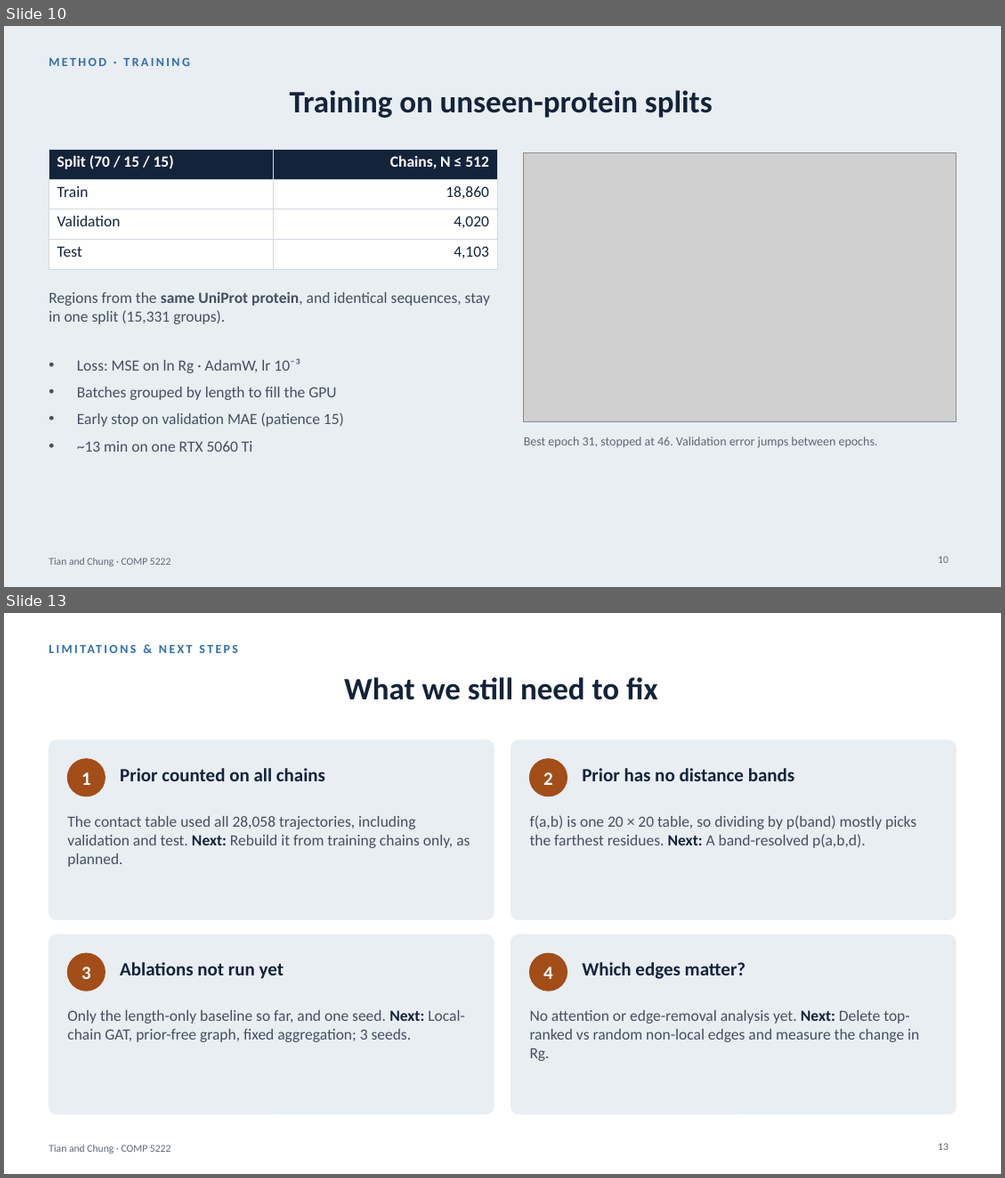
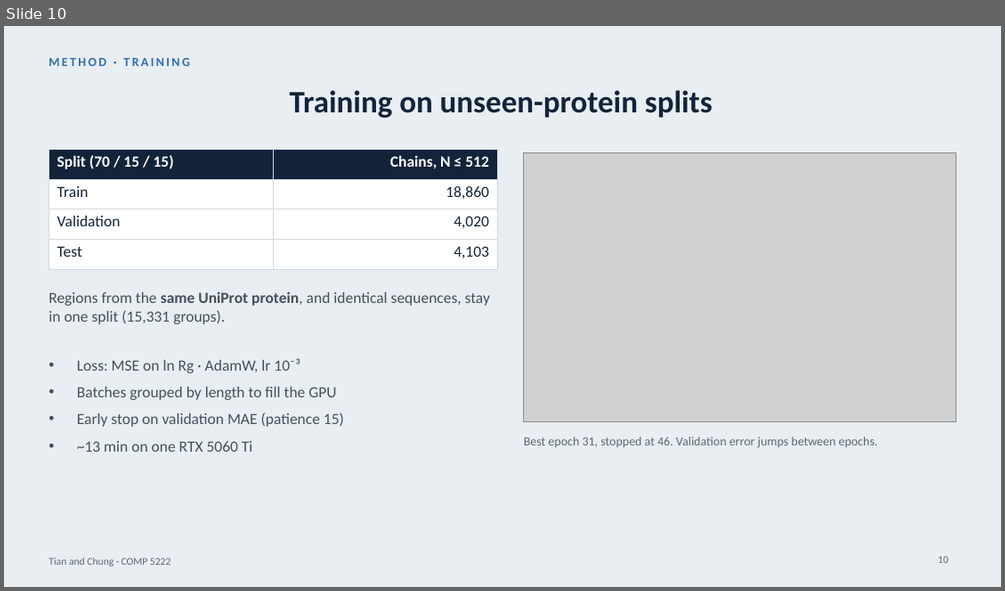
Before and after one commit to Andychung1229/claudev2, a slide deck: comp5222-presentation/ContactGAT_talk.pptx. Shown one above the other, each under a label of ours: slides 10 and 13 before the commit, slide 10 after it; the slides between them are not shown. The pictures are 1005x1178 and 1005x591 pixels, drawn with LibreOffice and Linux fonts; fonts in the diff are those of the drawing; grey boxes stand for pictures. Boxes give left, top, right and bottom in pixels: in the first picture for what was removed or moved away, otherwise in the second. Text is boxed around its words. In the diff, an @@ line names an element or a change of style, - is before the commit and + after.

```diff
--- a/comp5222-presentation/ContactGAT_talk.pptx
+++ b/comp5222-presentation/ContactGAT_talk.pptx
@@ slide 13 removed at [4,613,1001,1174], background #FFFFFF; not listed: 1 template element that a slide beside it also shows @@
@@ text removed at [48,641,954,666] @@
-LIMITATIONS & NEXT STEPS
@@ title removed at [344,677,657,700] @@
-What we still need to fix
@@ rounded rectangle removed at [48,740,494,919] @@
@@ rounded rectangle removed at [511,740,956,919] @@
@@ ellipse removed at [67,759,105,796] @@
@@ text removed at [81,772,91,785] @@
-1
@@ text removed at [120,768,325,781] @@
-Prior counted on all chains
@@ ellipse removed at [530,759,567,796] @@
@@ text removed at [543,772,553,785] @@
-2
@@ text removed at [582,768,794,781] @@
-Prior has no distance bands
@@ text removed at [67,816,469,867] @@
-The contact table used all 28,058 trajectories, including validation and test. Next: Rebuild it from training chains only, as planned.
@@ text removed at [530,815,916,848] @@
-f(a,b) is one 20 × 20 table, so dividing by p(band) mostly picks the farthest residues. Next: A band-resolved p(a,b,d).
@@ rounded rectangle removed at [48,934,494,1114] @@
@@ ellipse removed at [67,953,105,990] @@
@@ rounded rectangle removed at [511,934,956,1114] @@
@@ ellipse removed at [530,953,567,990] @@
@@ text removed at [81,966,91,979] @@
-3
@@ text removed at [120,962,283,979] @@
-Ablations not run yet
@@ text removed at [543,966,553,979] @@
-4
@@ text removed at [582,962,746,979] @@
-Which edges matter?
@@ text removed at [67,1010,465,1042] @@
-Only the length-only baseline so far, and one seed. Next: Local-chain GAT, prior-free graph, fixed aggregation; 3 seeds.
@@ text removed at [530,1010,919,1061] @@
-No attention or edge-removal analysis yet. Next: Delete top-ranked vs random non-local edges and measure the change in Rg.
@@ page number removed at [938,1143,948,1150] @@
-13
```
Also in this commit, not shown: 3 slides changed, 1 slide added, 12 other files.
